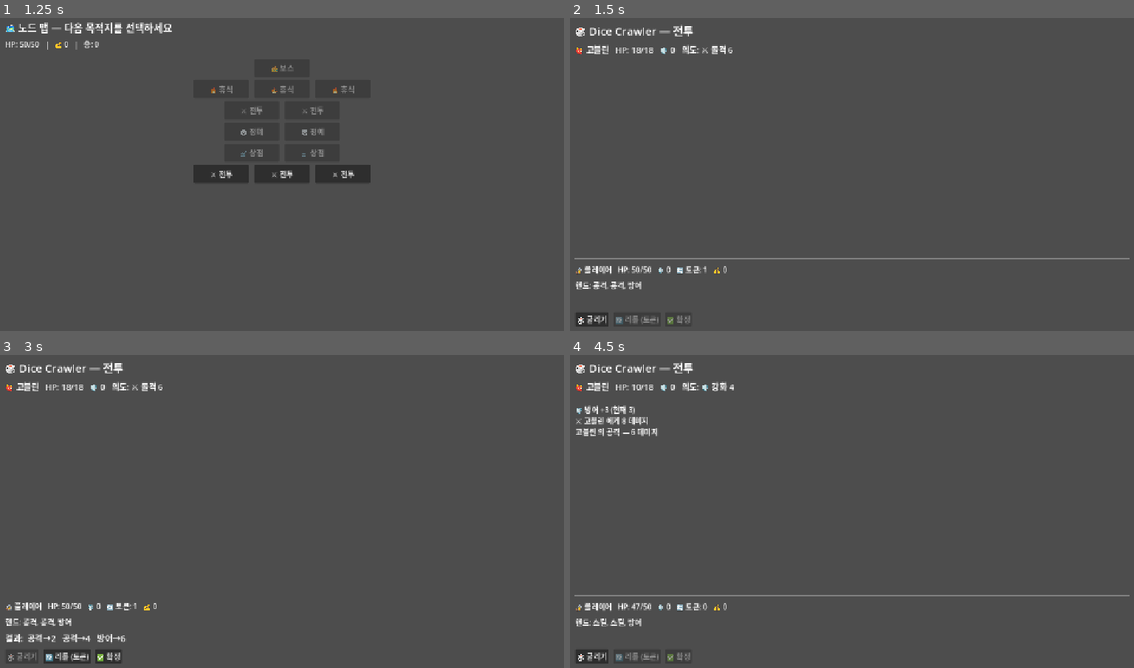
Above: before the commit, frames 1-4 (two rows, left to right).
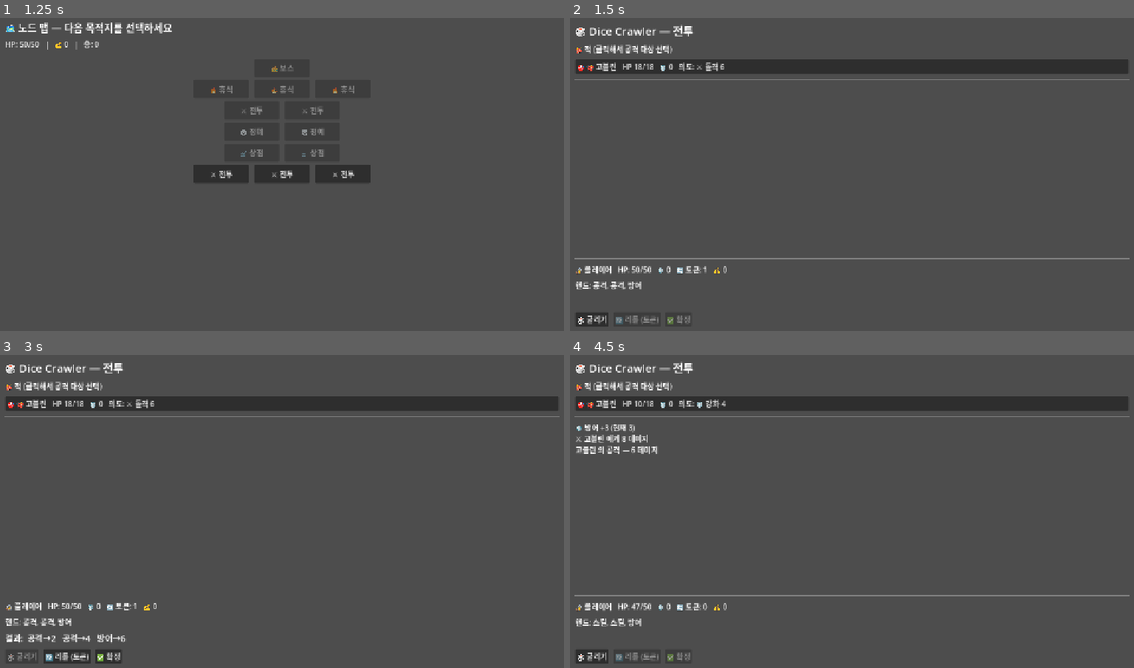
Above: after the commit, the same moments.

Repository: iamfreakin/Dice-Crawler
Game: Godot game, scene res://scenes/MainMenu.tscn
Same seed, same stepped clock (60 frames per second), same inputs: the game is played once before the commit and once after it.
Inputs (mouse positions are in pixels of both pictures, inside the frame that each line leads up to):
- Up to frame 1 (1.25 s): click "새 게임 시작" at 0.5 s
- Up to frame 2 (1.5 s): click "⚔️ 전투" at 1.25 s
- Up to frame 3 (3 s): click (282, 405) at 2 s, where only the run after the commit has a clickable "🎯 👹 고블린 HP 18/18 🛡️ 0 의도: ⚔️ …"; click "🎲 굴리기" at 2.75 s
- Up to frame 4 (4.5 s): click "🔄 리롤 (토큰)" at 3.5 s; click "✅ 확정" at 4.25 s

Frame 1 is identical in both runs. In frame 2, 5.0% of the frame differs, in the area x 0-100%, y 8-20%; in frame 3, 5.0%; in frame 4, 5.9%, in the area x 0-100%, y 8-32%.

Commit message:
feat: 다중 적 + 타겟 선택
- cave_bat.tres 졸개 적 추가, EnemyFactory.cave_bat()
- BattleManager: target_index + current_target/set_target (단일 타겟, 사망 시 자동 대체)
- BattleScreen: 적 목록 버튼화, 클릭으로 타겟 지정(🎯), 노드별 다중 적 구성
- 일반: 고블린+박쥐 / 정예: 오크+고블린 / 보스: 드래곤

Diff:
--- a/scripts/battle/BattleManager.gd
+++ b/scripts/battle/BattleManager.gd
@@ -16,6 +16,7 @@
 
 var _state: State = State.DRAW
 var _enemies: Array[EnemyInstance] = []
+var target_index: int = 0  ## 플레이어가 선택한 공격 대상 인덱스
 var player_block: int = 0
 
 ## 드로우 풀/버린 더미 (StS 카드 구조: 풀 소진 시 셔플 후 재드로우).
@@ -27,6 +28,7 @@
 
 func start_battle(enemy_defs: Array[EnemyData]) -> void:
 	_enemies.clear()
+	target_index = 0
 	for def in enemy_defs:
 		_enemies.append(EnemyInstance.new(def))
 	_draw_pile = GameManager.dice_pool.duplicate()
@@ -125,7 +127,7 @@
 				GameManager.grant_reroll_tokens(GameManager.reroll_tokens + 1)
 				log_message.emit("🔄 리롤 토큰 +1")
 
-	var target := _first_alive_enemy()
+	var target := current_target()
 
 	# 속성별 시너지 (같은 속성 2개 이상)
 	if element_counts.get(DiceData.FaceKind.FIRE, 0) >= 2:
@@ -231,7 +233,19 @@
 	GameManager.add_gold(total)
 	log_message.emit("💰 골드 +%d (보유 %d)" % [total, GameManager.gold])
 
-# --- 조회 --------------------------------------------------------------
+# --- 타겟 / 조회 --------------------------------------------------------
+## 현재 공격 대상. 선택 대상이 죽었으면 살아있는 첫 적으로 대체.
+func current_target() -> EnemyInstance:
+	if target_index >= 0 and target_index < _enemies.size():
+		var e: EnemyInstance = _enemies[target_index]
+		if not e.is_dead():
+			return e
+	return _first_alive_enemy()
+
+func set_target(index: int) -> void:
+	if index >= 0 and index < _enemies.size() and not _enemies[index].is_dead():
+		target_index = index
+
 func _first_alive_enemy() -> EnemyInstance:
 	for e in _enemies:
 		if not e.is_dead():
--- a/scripts/battle/BattleScreen.gd
+++ b/scripts/battle/BattleScreen.gd
@@ -6,7 +6,7 @@
 var _has_rolled: bool = false
 var _ended: bool = false
 
-var _enemy_label: Label
+var _enemy_box: VBoxContainer
 var _player_label: Label
 var _hand_label: Label
 var _result_label: Label
@@ -36,18 +36,23 @@
 	_bm.start_battle(_encounter())
 	_refresh()
 
-## 현재 맵 노드 유형에 따라 적 구성을 결정한다.
+## 현재 맵 노드 유형에 따라 적 구성을 결정한다 (다중 적 가능).
 func _encounter() -> Array[EnemyData]:
 	var t := MapNode.Type.BATTLE
 	if GameManager.current_node != null:
 		t = GameManager.current_node.type
 	match t:
 		MapNode.Type.ELITE:
-			return [EnemyFactory.orc_elite()]
+			# 정예 + 졸개
+			return [EnemyFactory.orc_elite(), EnemyFactory.goblin()]
 		MapNode.Type.BOSS:
 			return [EnemyFactory.dragon_boss()]
 		_:
-			return [EnemyFactory.goblin()]
+			# 일반 전투: 고블린 + 50% 확률로 박쥐 1마리
+			var list: Array[EnemyData] = [EnemyFactory.goblin()]
+			if randf() < 0.5:
+				list.append(EnemyFactory.cave_bat())
+			return list
 
 # --- UI 구성 ------------------------------------------------------------
 func _build_ui() -> void:
@@ -65,9 +70,13 @@
 	title.add_theme_font_size_override("font_size", 24)
 	root.add_child(title)
 
-	_enemy_label = Label.new()
-	_enemy_label.add_theme_font_size_override("font_size", 18)
-	root.add_child(_enemy_label)
+	var enemy_hint := Label.new()
+	enemy_hint.text = "👹 적 (클릭해서 공격 대상 선택)"
+	root.add_child(enemy_hint)
+
+	_enemy_box = VBoxContainer.new()
+	_enemy_box.add_theme_constant_override("separation", 4)
+	root.add_child(_enemy_box)
 
 	root.add_child(HSeparator.new())
 
@@ -176,29 +185,45 @@
 
 # --- 표시 갱신 ----------------------------------------------------------
 func _refresh() -> void:
-	_refresh_enemy()
+	_refresh_enemies()
 	_player_label.text = "🧙 플레이어   HP: %d/%d   🛡️ %d   🔄 토큰: %d   💰 %d" % [
 		GameManager.current_hp, GameManager.max_hp,
 		_bm.player_block if _bm else 0, GameManager.reroll_tokens, GameManager.gold
 	]
 	_update_buttons()
 
-func _refresh_enemy() -> void:
+## 적 목록을 타겟 선택 버튼으로 다시 그린다.
+func _refresh_enemies() -> void:
 	if _bm == null:
 		return
+	for child in _enemy_box.get_children():
+		child.queue_free()
+
 	var enemies := _bm.get_enemies()
-	if enemies.is_empty():
-		return
-	var e: EnemyInstance = enemies[0]
-	if e.is_dead():
-		_enemy_label.text = "%s — 처치됨" % e.data.display_name
-		return
-	var status := e.status_text()
-	var status_part := ("   [%s]" % status) if status != "" else ""
-	_enemy_label.text = "👹 %s   HP: %d/%d   🛡️ %d   의도: %s%s" % [
-		e.data.display_name, e.current_hp, e.data.max_hp, e.block,
-		_intent_text(e.current_intent()), status_part
-	]
+	var target := _bm.current_target()
+	for i in enemies.size():
+		var e: EnemyInstance = enemies[i]
+		var btn := Button.new()
+		btn.alignment = HORIZONTAL_ALIGNMENT_LEFT
+		if e.is_dead():
+			btn.text = "   %s — 처치됨" % e.data.display_name
+			btn.disabled = true
+		else:
+			var is_target: bool = (e == target)
+			var prefix := "🎯 " if is_target else "    "
+			var status := e.status_text()
+			var status_part := ("   [%s]" % status) if status != "" else ""
+			btn.text = "%s👹 %s   HP %d/%d   🛡️ %d   의도: %s%s" % [
+				prefix, e.data.display_name, e.current_hp, e.data.max_hp, e.block,
+				_intent_text(e.current_intent()), status_part
+			]
+			btn.disabled = _ended
+			btn.pressed.connect(_on_target_pressed.bind(i))
+		_enemy_box.add_child(btn)
+
+func _on_target_pressed(index: int) -> void:
+	_bm.set_target(index)
+	_refresh()
 
 func _intent_text(intent: IntentData) -> String:
 	if intent == null:
--- a/scripts/data/EnemyFactory.gd
+++ b/scripts/data/EnemyFactory.gd
@@ -4,12 +4,16 @@
 ## EnemyData 는 전투 중 읽기 전용(런타임 상태는 EnemyInstance 가 보유)이라 공유 인스턴스로 충분.
 
 const GOBLIN_PATH := "res://resources/enemies/goblin.tres"
+const CAVE_BAT_PATH := "res://resources/enemies/cave_bat.tres"
 const ORC_ELITE_PATH := "res://resources/enemies/orc_elite.tres"
 const DRAGON_BOSS_PATH := "res://resources/enemies/dragon_boss.tres"
 
 static func goblin() -> EnemyData:
 	return Content.load_one(GOBLIN_PATH) as EnemyData
 
+static func cave_bat() -> EnemyData:
+	return Content.load_one(CAVE_BAT_PATH) as EnemyData
+
 static func orc_elite() -> EnemyData:
 	return Content.load_one(ORC_ELITE_PATH) as EnemyData
 
Not shown, changed: CLAUDE.md
